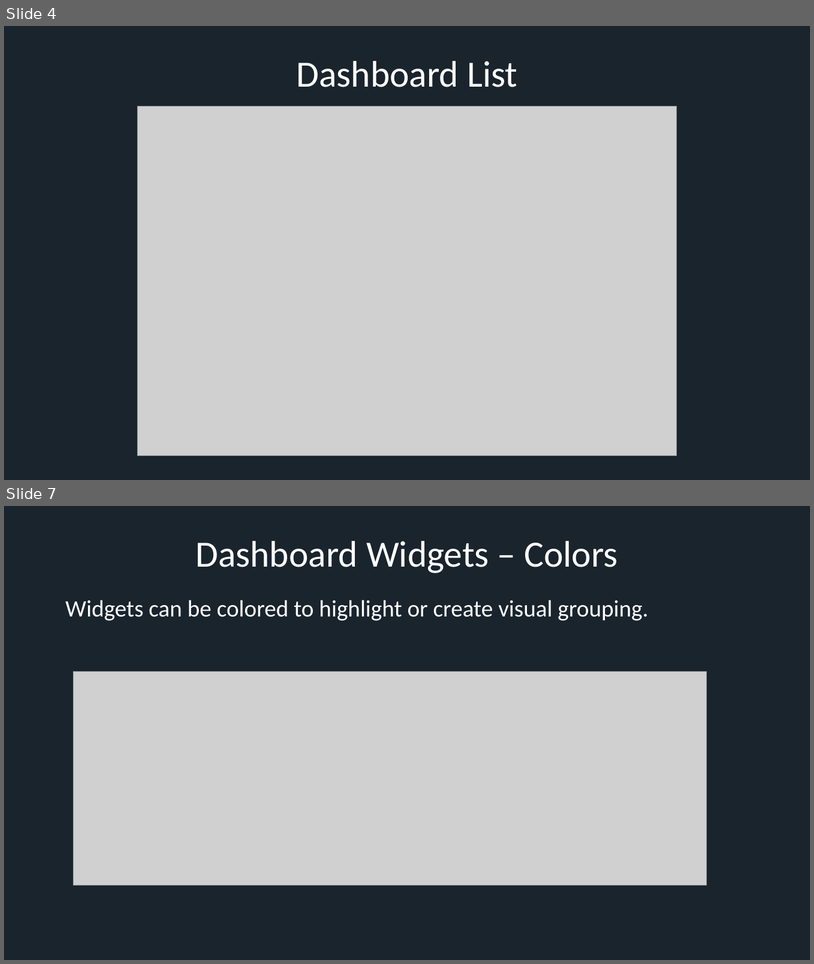
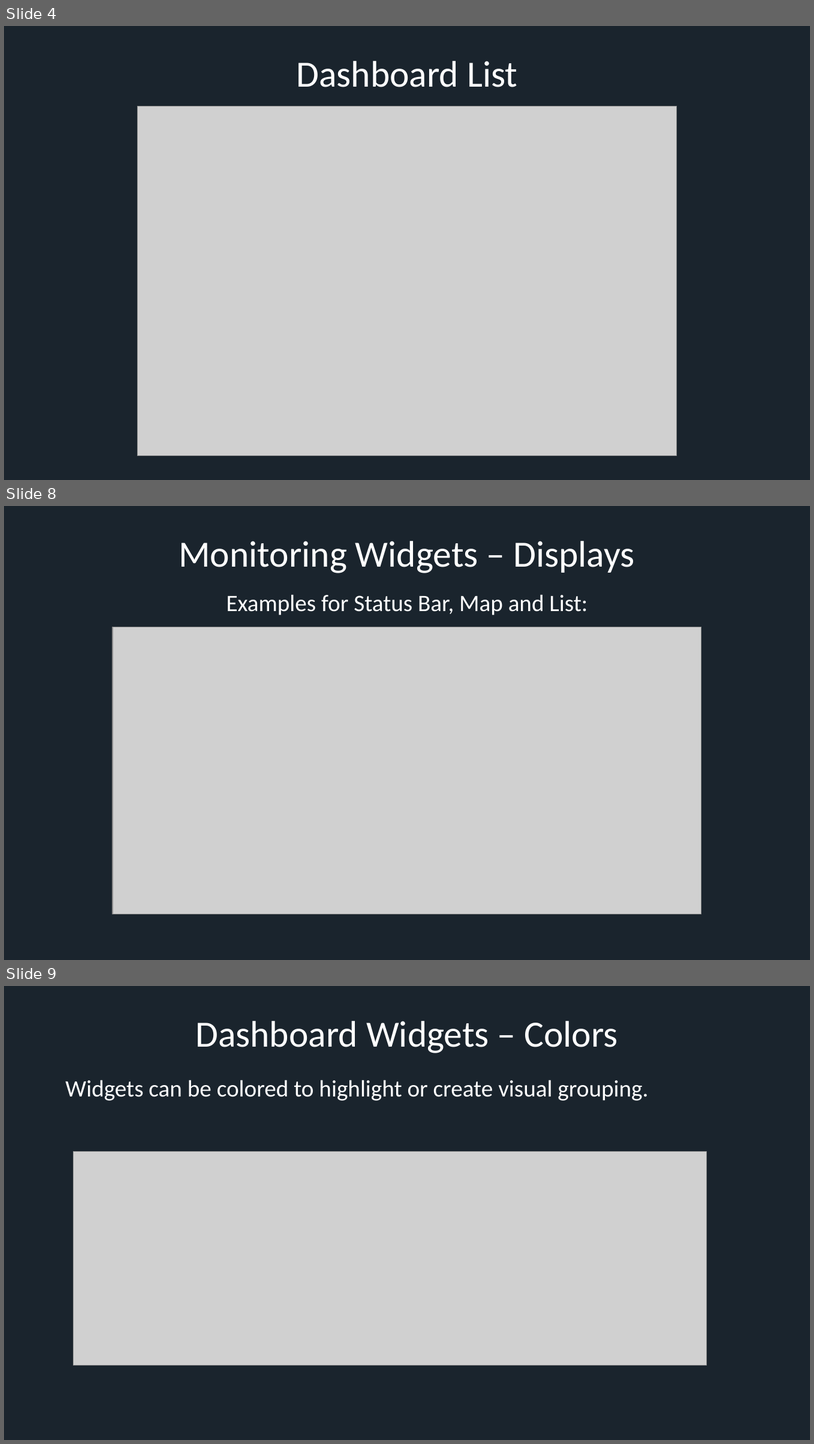
Before and after one commit to xresch/EngineeredMonitoringPlatform, a slide deck: EngineeredMonitoringPlatform/docs/EMP_PresentationSlides.pptx. Shown one above the other, each under a label of ours: slides 4 and 7 before the commit, slides 4, 8 and 9 after it; the slides between them are not shown. The pictures are 814x964 and 814x1444 pixels, drawn with LibreOffice and Linux fonts; fonts in the diff are those of the drawing; grey boxes stand for pictures. Boxes give left, top, right and bottom in pixels: in the first picture for what was removed or moved away, otherwise in the second. Text is boxed around its words. In the diff, an @@ line names an element or a change of style, - is before the commit and + after.

```diff
--- a/EngineeredMonitoringPlatform/docs/EMP_PresentationSlides.pptx
+++ b/EngineeredMonitoringPlatform/docs/EMP_PresentationSlides.pptx
@@ slide 8 added at bbox=[4, 506, 810, 960], background #1A242D @@
@@ title added at bbox=[179, 541, 635, 573], 44 pt, text #FFFFFF @@
+Monitoring Widgets – Displays
@@ text added at bbox=[227, 594, 588, 615], 28 pt, text #FFFFFF @@
+Examples for Status Bar, Map and List:
@@ picture added at bbox=[113, 627, 702, 914] @@
@@ what was slide 7 is now slide 9 @@
```
Also in this commit, not shown: 4 slides changed.
